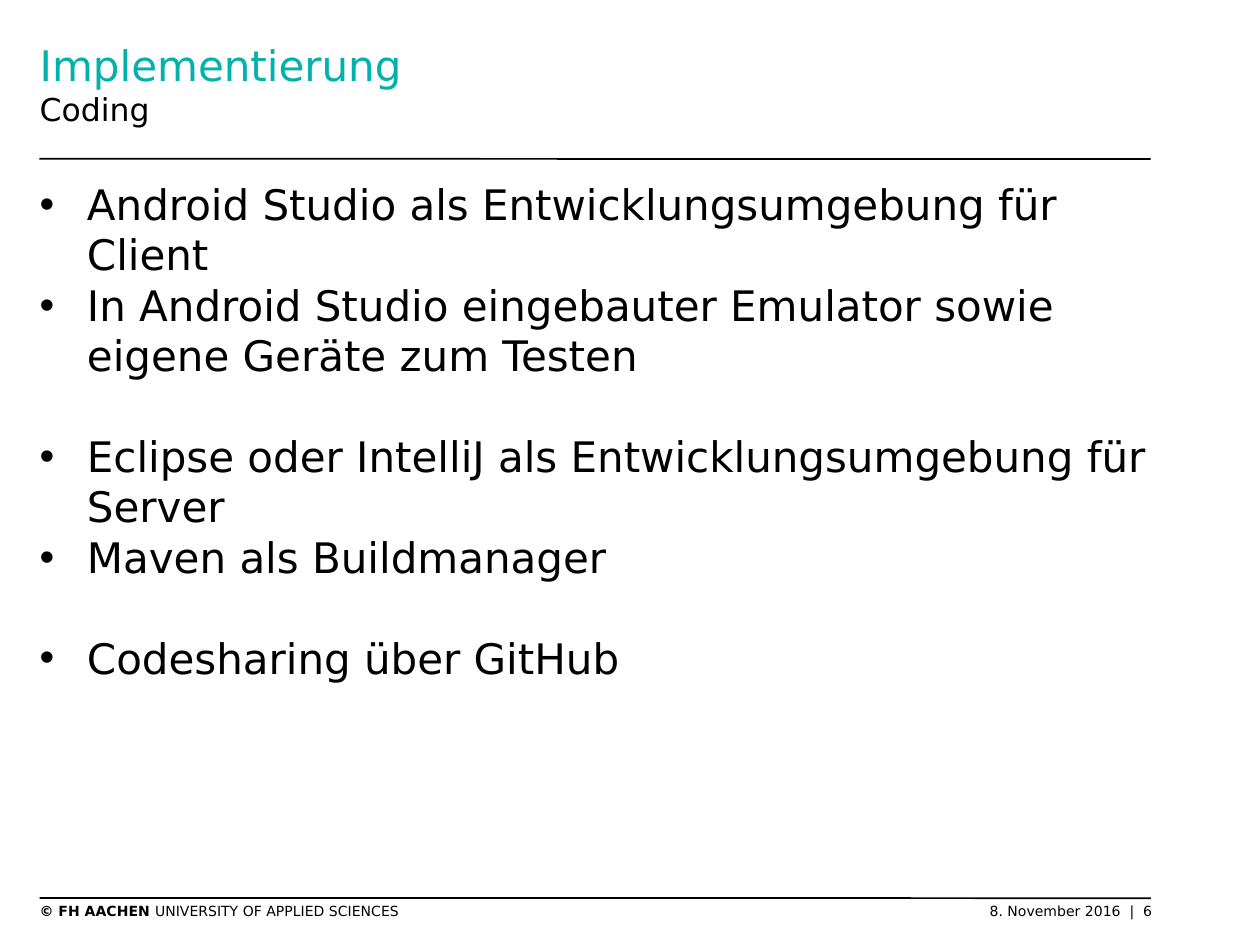
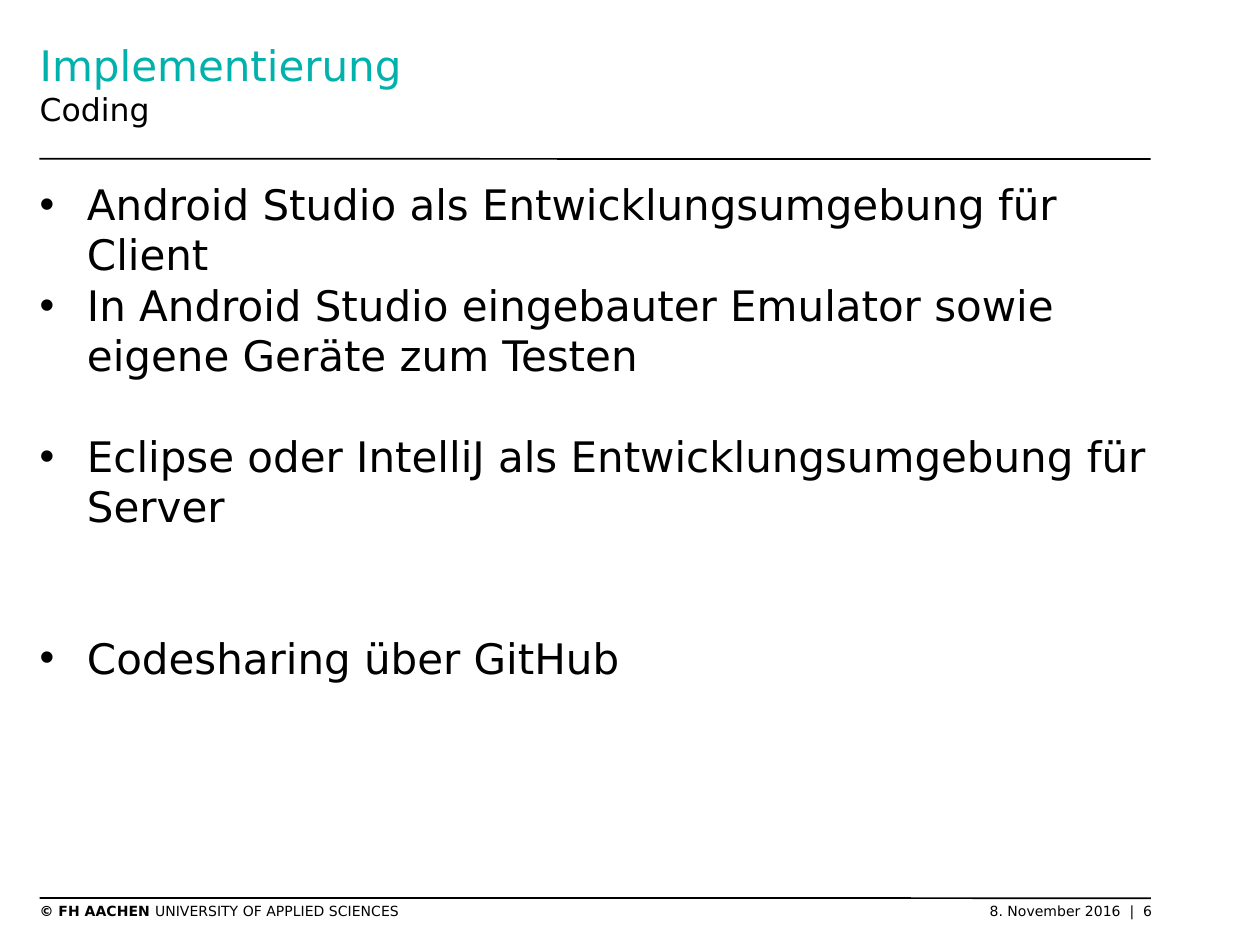
Before and after one commit to thomasgor/swe, a slide deck: slide 6 of Dokumente/Coaching/2016-11-09 Präsentation Technologiemanager.pptx. Drawn at 1260x945 pixels with LibreOffice and Linux fonts; fonts in the diff are those of the drawing; background and template pictures are left out. Boxes give left, top, right and bottom in pixels: in the first picture for what was removed or moved away, otherwise in the second. Text is boxed around its words. In the diff, an @@ line names an element or a change of style, - is before the commit and + after.

```diff
--- a/Dokumente/Coaching/2016-11-09 Präsentation Technologiemanager.pptx
+++ b/Dokumente/Coaching/2016-11-09 Präsentation Technologiemanager.pptx
@@ text at [87, 541, 606, 582]: paragraph removed @@
-• Maven als Buildmanager
```
Also in this commit, not shown: 3 other slides changed.
